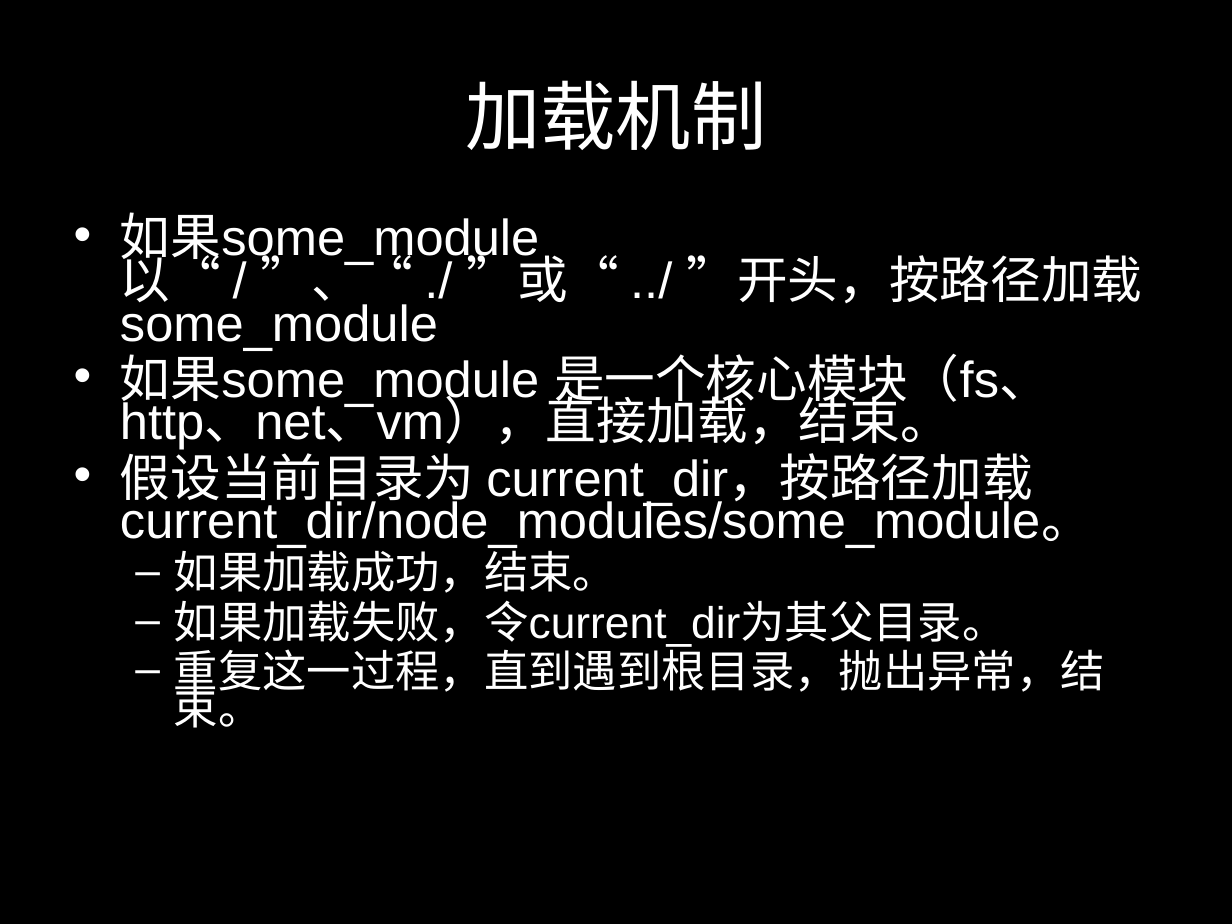
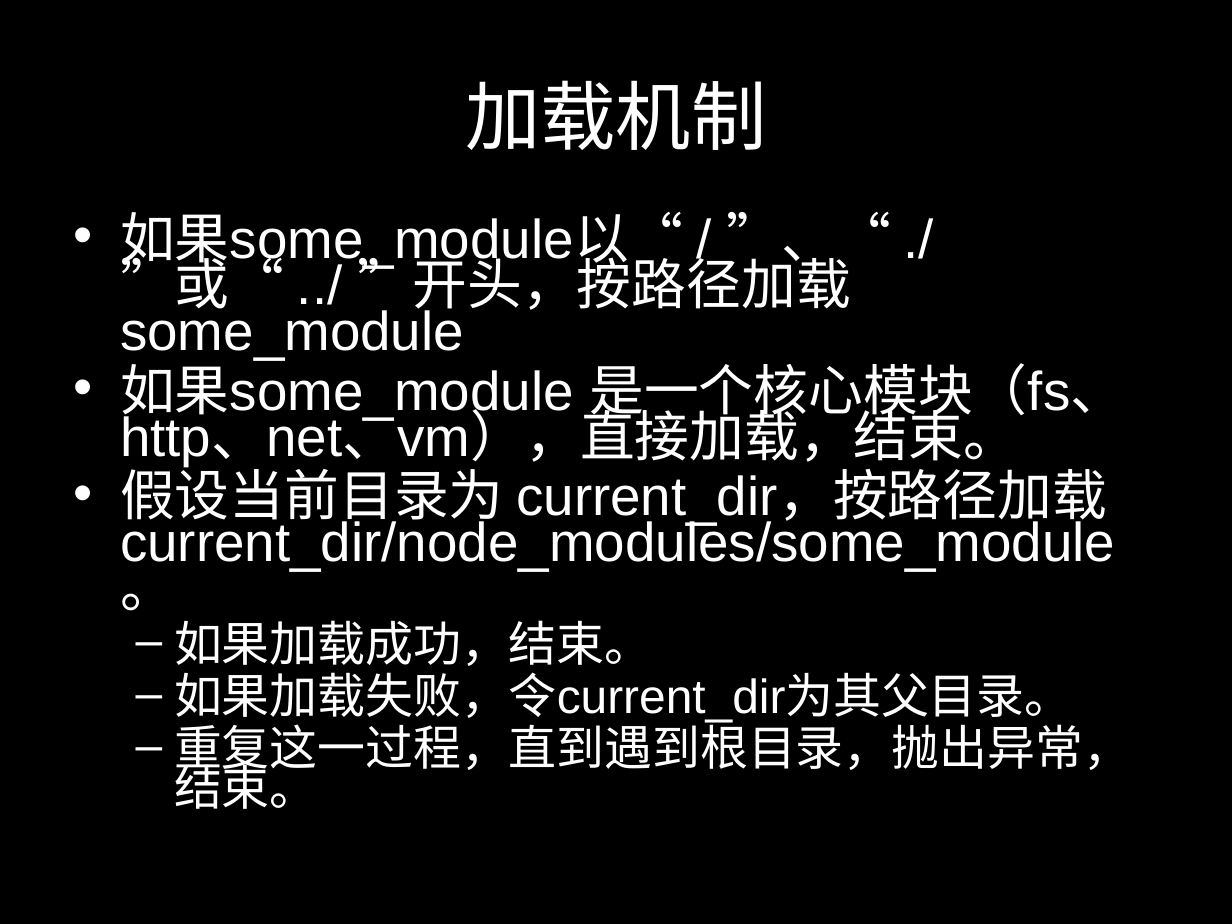
Before and after one commit to enson/jan423.github.com, a slide deck: slide 13 of blog/res/ppt/浅谈nodejs.ppt. Drawn at 1232x924 pixels with LibreOffice and Linux fonts; fonts in the diff are those of the drawing. Boxes give left, top, right and bottom in pixels: in the first picture for what was removed or moved away, otherwise in the second. Text is boxed around its words. In the diff, an @@ line names an element or a change of style, - is before the commit and + after.

```diff
--- a/blog/res/ppt/浅谈nodejs.ppt
+++ b/blog/res/ppt/浅谈nodejs.ppt
@@ text "如果some_module以“ / ”、“ ./ ”或“ ..." at <box>120,212,1131,809</box>: size 29.6 to 32 pt in "如果some_module以“ / ”、“ ./ ”或“ ../ ”开头，按路径加载 ...", "如果some_module 是一个核心模块（fs、http、net、vm），直接加载，结束。", "假设当前目录为 current_dir，按路径加载 current_dir/node_modules/some_modu ..."; size 25.9 to 28 pt in "如果加载成功，结束。", "如果加载失败，令current_dir为其父目录。", "重复这一过程，直到遇到根目录，抛出异常，结束。" @@
```
Also in this commit, not shown: 1 other slide changed, 2 other files.
